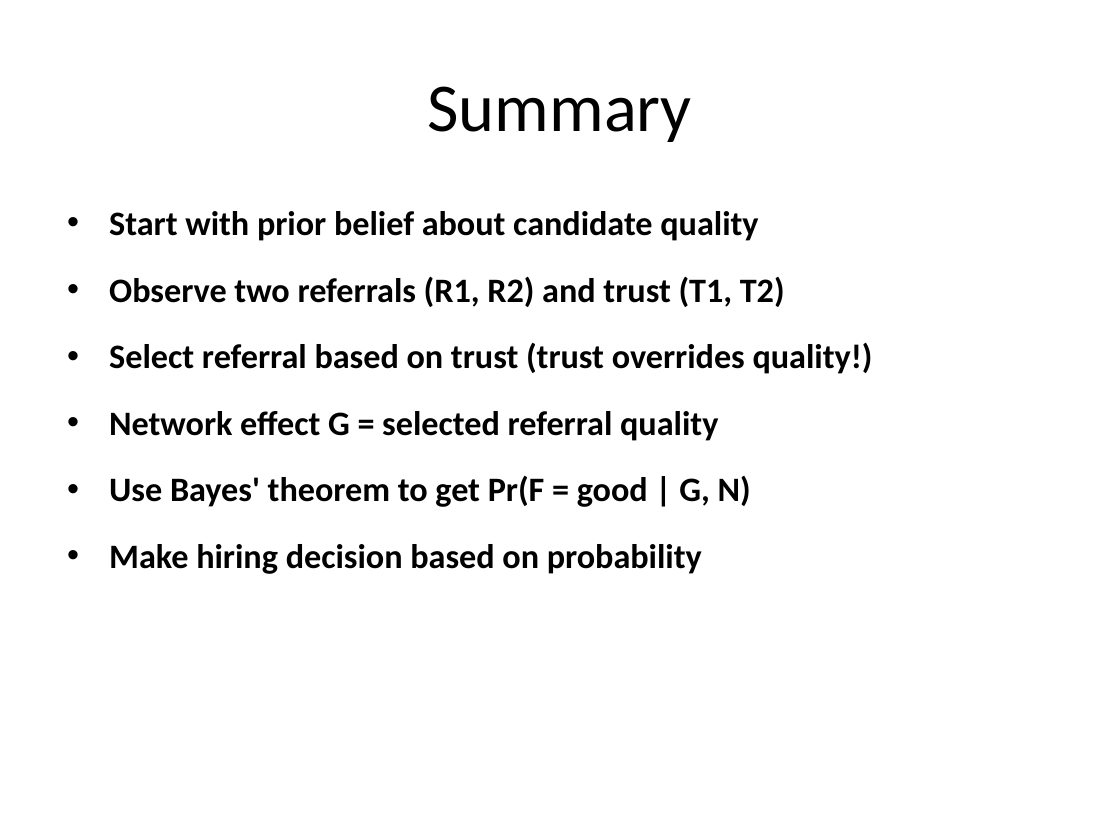
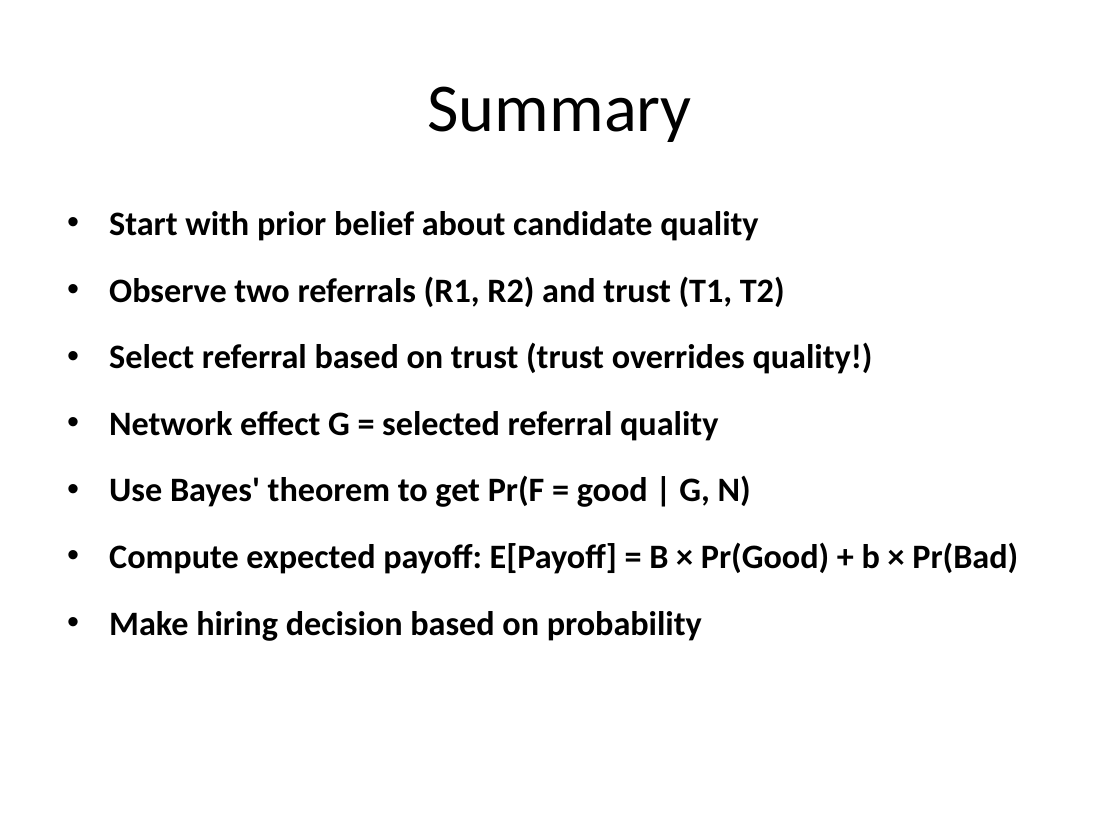
Before and after one commit to lisette-espin/NetworkEffectsGameTheory, a slide deck: slide 18 of pptx/Referral_Based_Hiring_Model.pptx (slide 14 before the commit). Drawn at 1120x840 pixels with LibreOffice and Linux fonts; fonts in the diff are those of the drawing. Boxes give left, top, right and bottom in pixels: in the first picture for what was removed or moved away, otherwise in the second. Text is boxed around its words. In the diff, an @@ line names an element or a change of style, - is before the commit and + after.

Commit message:
adding payoffs to models
updating pptx

```diff
--- a/pptx/Referral_Based_Hiring_Model.pptx
+++ b/pptx/Referral_Based_Hiring_Model.pptx
@@ text at [109,542,1018,574]: paragraph added @@
+• Compute expected payoff: E[Payoff] = B × Pr(Good) + b × Pr(Bad)
```
Also in this commit, not shown: 5 other slides changed, 4 slides added, 14 other files.
